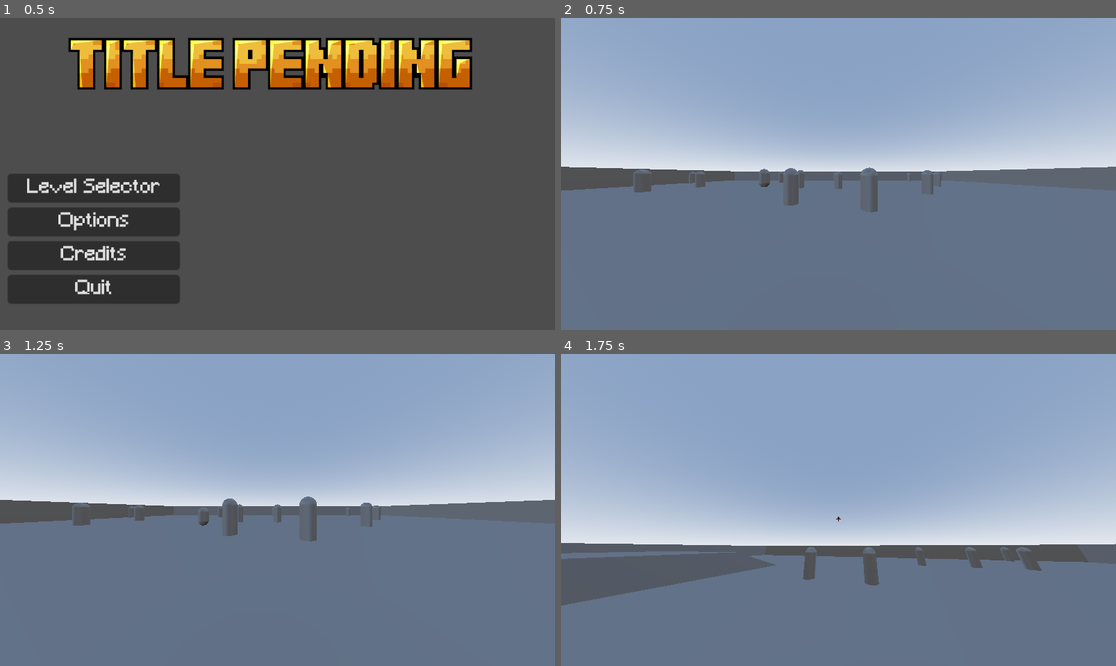
Above: before the commit, frames 1-4 (two rows, left to right).
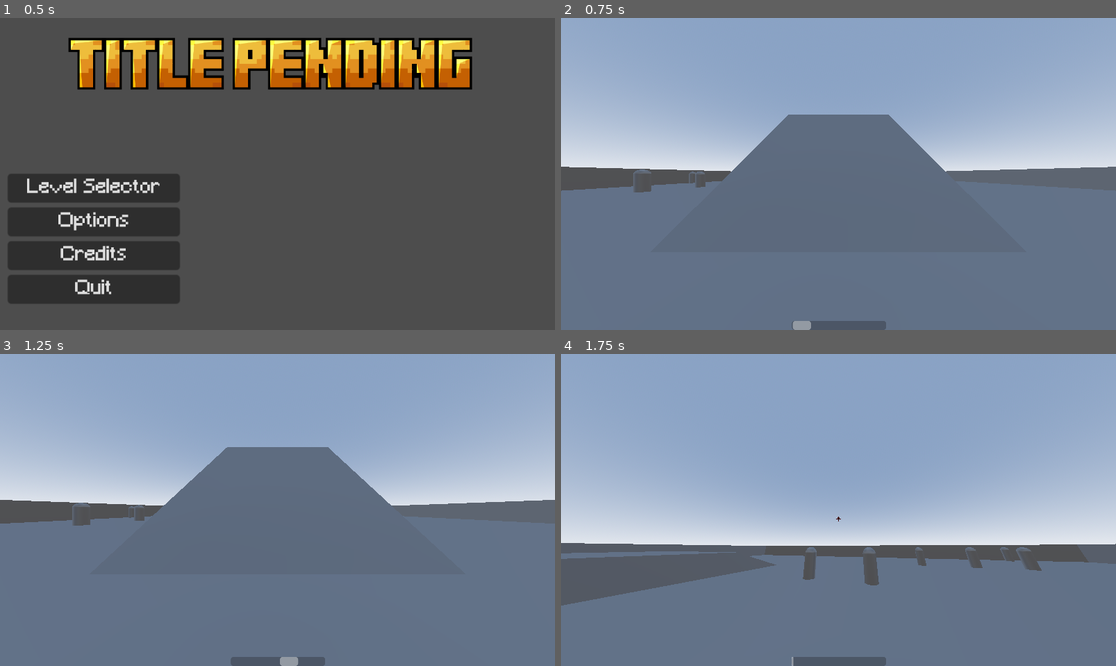
Above: after the commit, the same moments.

Repository: ravewyvern/bad-ideas-game-jam
Game: Godot game, scene res://Scenes/Menus/Main Menu.tscn
The game is run twice, just before and just after one commit, with the same random seed, the same clock (stepped at 60 frames per second) and the same inputs.
Inputs (mouse positions are in pixels of both pictures, inside the frame that each line leads up to):
- Up to frame 1 (0.5 s): no input
- Up to frame 2 (0.75 s): click "Level Selector" at 0.5 s
- Up to frame 3 (1.25 s): no input
- Up to frame 4 (1.75 s): move the mouse to (866, 510) at 1.27 s; press the mouse at (866, 510) at 1.28 s; hold O (Move.Forward) from 1.28 s (still down); tap Space (Move.Jump) at 1.52 s

Frame 1 is identical in both runs. In frame 2, 6.3% of the frame differs, in the area x 29-70%, y 30-100%; in frame 3, 6.7%, in the area x 27-71%, y 29-100%; in frame 4, 0.5%.

Commit message:
Added Health bar
'

Diff:
--- a/Scenes/Game.tscn
+++ b/Scenes/Game.tscn
@@ -5,6 +5,12 @@
 [ext_resource type="PackedScene" uid="uid://bnyeoqhth7m02" path="res://Scenes/Enemy.tscn" id="3_j5yw3"]
 [ext_resource type="PackedScene" uid="uid://cs6eq0y3clcge" path="res://Assets/Models/Test-Obstical.tscn" id="4_b2bpf"]
 [ext_resource type="PackedScene" uid="uid://mxb5i818y2a" path="res://Assets/Models/Bridge_Test.tscn" id="5_fgofq"]
+
+[sub_resource type="BoxMesh" id="BoxMesh_b2bpf"]
+size = Vector3(10, 1, 20)
+
+[sub_resource type="BoxShape3D" id="BoxShape3D_7lihs"]
+size = Vector3(1, 20, 10)
 
 [node name="Game" type="Node3D" unique_id=1578828073]
 transform = Transform3D(0.99997985, -0.005666307, -0.0028541835, 0.0056724614, 0.9999815, 0.0021514683, 0.0028419334, -0.002167624, 0.9999936, 0, 0, 0)
@@ -97,3 +103,13 @@
 
 [node name="Bridge_Test" parent="Obstical_test/Bridge_Test" unique_id=1795060140 instance=ExtResource("5_fgofq")]
 transform = Transform3D(1, 0, 0, 0, 1, 0, 0, 0, 1, -0.80628633, -0.0093096495, 7.5089464)
+
+[node name="StaticBody3D" type="StaticBody3D" parent="." unique_id=1569609628]
+
+[node name="MeshInstance3D" type="MeshInstance3D" parent="StaticBody3D" unique_id=2097244769]
+transform = Transform3D(1, 0, 0, 0, 0.70710677, -0.70710677, 0, 0.70710677, 0.70710677, -7.166818e-10, 1.0599072, -4.176561)
+mesh = SubResource("BoxMesh_b2bpf")
+
+[node name="CollisionShape3D" type="CollisionShape3D" parent="StaticBody3D" unique_id=693182449]
+transform = Transform3D(-0.061628427, -0.061628427, 0.9961947, -0.7071067, 0.7071067, 0, -0.704416, -0.704416, -0.08715577, -1.8920427e-07, 1.1399236, -4.327491)
+shape = SubResource("BoxShape3D_7lihs")
--- a/Scenes/Player.tscn
+++ b/Scenes/Player.tscn
@@ -8,6 +8,20 @@
 height = 1.9
 
 [sub_resource type="CapsuleMesh" id="CapsuleMesh_xhfnw"]
+
+[sub_resource type="GDScript" id="GDScript_kyqiw"]
+script/source = "extends ProgressBar
+
+
+# Called when the node enters the scene tree for the first time.
+func _ready() -> void:
+	pass # Replace with function body.
+
+
+# Called every frame. 'delta' is the elapsed time since the previous frame.
+func _physics_process(delta: float) -> void:
+	pass
+"
 
 [node name="Player" type="CharacterBody3D" unique_id=819093483 node_paths=PackedStringArray("BulletSpawnPoint")]
 floor_constant_speed = true
@@ -29,3 +43,21 @@
 
 [node name="BulletSpawnPoint" type="Marker3D" parent="." unique_id=1708627793]
 transform = Transform3D(1, 0, 0, 0, 1, 0, 0, 0, 1, 0, 0, -0.56431794)
+
+[node name="HpBar" type="ProgressBar" parent="." unique_id=203585375]
+anchors_preset = 7
+anchor_left = 0.5
+anchor_top = 1.0
+anchor_right = 0.5
+anchor_bottom = 1.0
+offset_left = -97.0
+offset_top = -19.0
+offset_right = 99.0
+grow_horizontal = 2
+grow_vertical = 0
+step = 1.0
+value = 100.0
+show_percentage = false
+indeterminate = true
+editor_preview_indeterminate = false
+script = SubResource("GDScript_kyqiw")
--- a/Scripts/player.gd
+++ b/Scripts/player.gd
@@ -4,6 +4,7 @@
 @export var Bullet : PackedScene
 @export var BulletSpawnPoint : Node3D
 @onready var Camera = $Head
+@onready var hpbar = $HpBar
 
 const SPEED = 5.0
 const JUMP_VELOCITY = 4.5
@@ -22,6 +23,10 @@
 		Camera.rotation.x = clamp(Camera.rotation.x, deg_to_rad(-40), deg_to_rad(60))
 
 func _physics_process(delta: float) -> void:
+
+	#sets hp bar to hp value
+	hpbar.value = hp
+
 	# Add the gravity and counts fall length to determine fall damage
 	if not is_on_floor():
 		fallheight += 1
